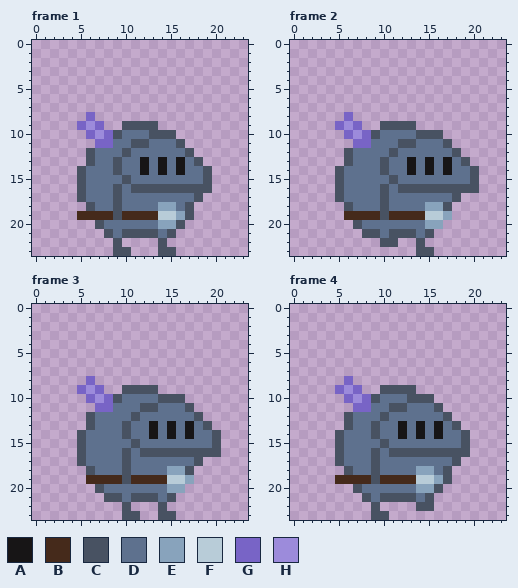
Pixel-art file -- aseprite files/sir-helmet.aseprite. The picture above was drawn from the file before the commit.
24x24 pixels, 20 frames. Shown: frame 1, frame 2, frame 3, frame 4. The commit also changed other frames, which this record leaves out.
Palette (. is transparent): A #171516  B #452a1b  C #485262  D #5e718e  E #88a3bc  F #b8ccd8  G #7864c6  H #9c8bdb
New version:
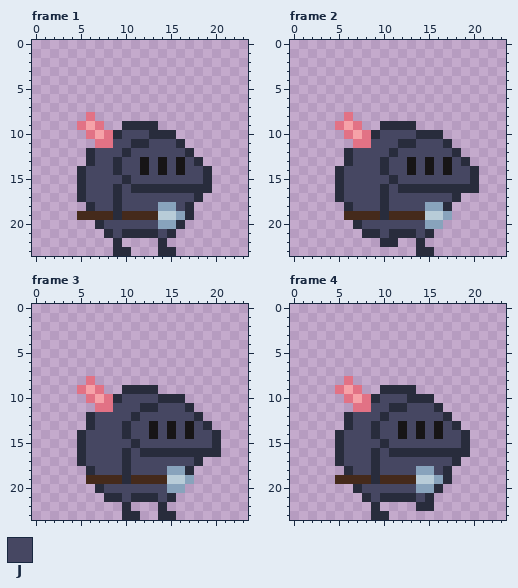
Colours new in this view: J #464762
Edits made:
layer "Sir Helmet" added
layer "Knight" added
layer "knight" removed
layer "visor" removed
layer "spear" removed
layer "arm" removed
colour C: #485262 -> #282c3c
colour G: #7864c6 -> #e27285
colour H: #9c8bdb -> #f6a2a8
Frame 1, layer "Knight":
y 10: x 10..12 DDD -> JJJ
y 11: x 9..10 DD -> JJ; x 13..15 DDD -> JJJ
y 12: x 7..9 DDD -> JJJ; x 11..16 DDDDDD -> JJJJJJ
y 13: x 7..8 DD -> JJ; x 10..11 DD -> JJ; x 13 D -> J; x 15 D -> J; x 17 D -> J
y 14: x 6..8 DDD -> JJJ; x 10..11 DD -> JJ; x 13 D -> J; x 15 D -> J; x 17..18 DD -> JJ
y 15: x 6..9 DDDD -> JJJJ; x 11..18 DDDDDDDD -> JJJJJJJJ
y 16: x 6..8 DDD -> JJJ; x 10 D -> J
y 17: x 6..8 DDD -> JJJ; x 10..17 DDDDDDDD -> JJJJJJJJ
y 18: x 7..8 DD -> JJ; x 10..13 DDDD -> JJJJ; x 16 D -> J
y 20: x 8..13 DDDDDD -> JJJJJJ
y 21: x 9 D -> J; x 14 D -> J
Frame 2, layer "Knight":
y 10: x 10..13 DDDD -> JJJJ
y 11: x 9..11 DDD -> JJJ; x 14..16 DDD -> JJJ
y 12: x 7..10 DDDD -> JJJJ; x 12..17 DDDDDD -> JJJJJJ
y 13: x 7..9 DDD -> JJJ; x 11..12 DD -> JJ; x 14 D -> J; x 16 D -> J; x 18 D -> J
y 14: x 6..9 DDDD -> JJJJ; x 11..12 DD -> JJ; x 14 D -> J; x 16 D -> J; x 18..19 DD -> JJ
y 15: x 6..10 DDDDD -> JJJJJ; x 12..19 DDDDDDDD -> JJJJJJJJ
y 16: x 6..9 DDDD -> JJJJ; x 11 D -> J
y 17: x 6..9 DDDD -> JJJJ; x 11..17 DDDDDDD -> JJJJJJJ
y 18: x 7..9 DDD -> JJJ; x 11..14 DDDD -> JJJJ
y 20: x 8..14 DDDDDDD -> JJJJJJJ
y 21: x 10 D -> J; x 14 D -> J
Frame 3, layer "Knight": the same change as frame 2
Frame 4, layer "Knight": the same change as frame 1
